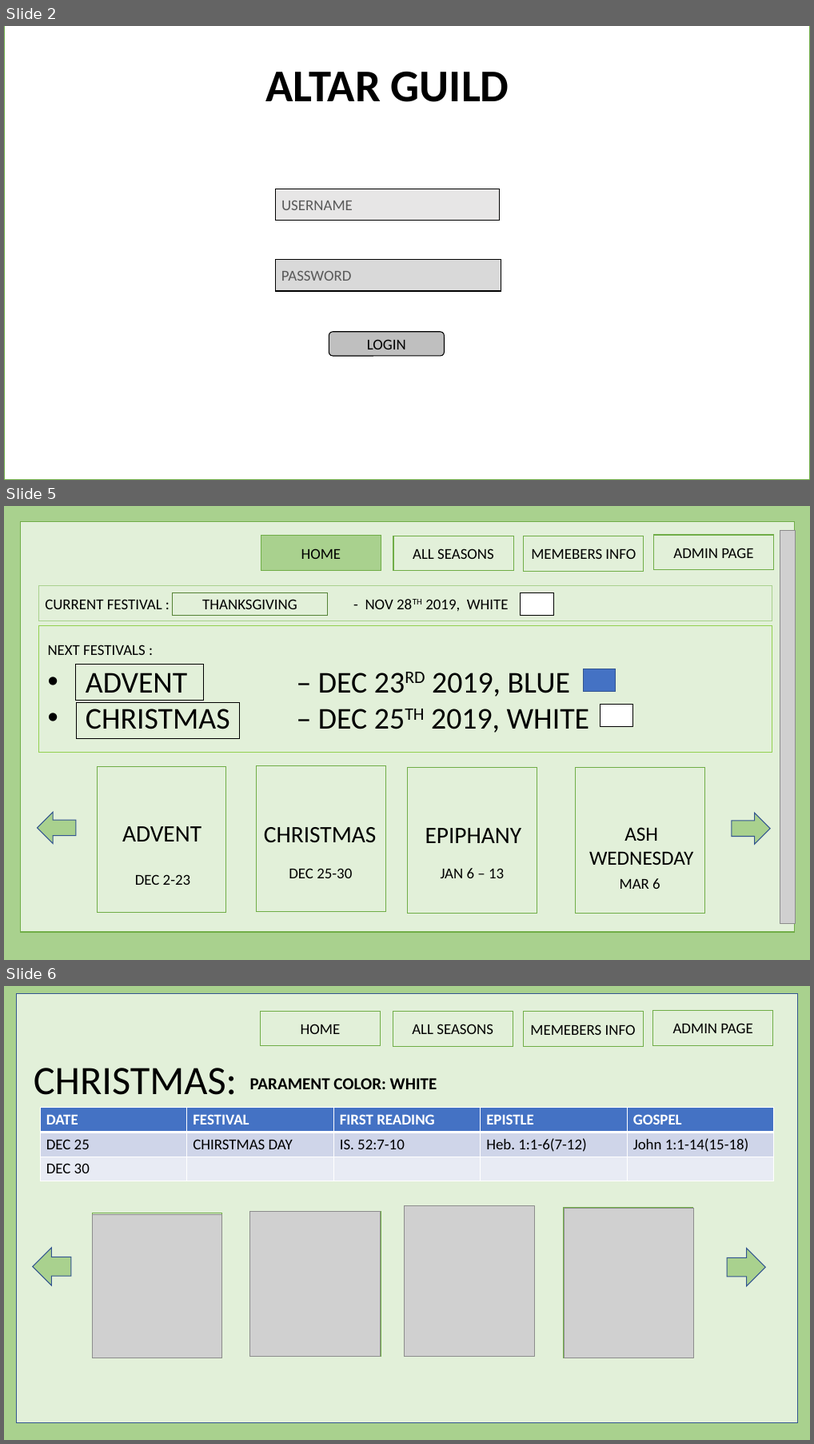
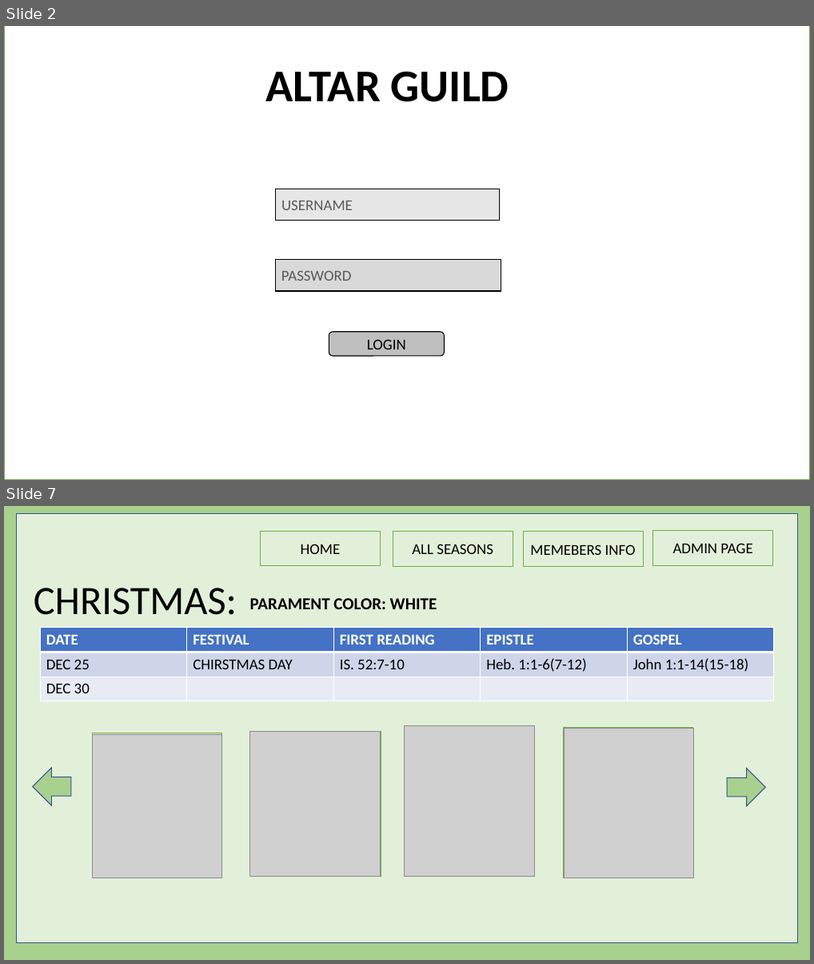
Before and after one commit to harishvavilala/Betterhappo, a slide deck: Powerpoints/BannerManagment.pptx. Shown one above the other, each under a label of ours: slides 2, 5 and 6 before the commit, slides 2 and 7 after it; the slides between them are not shown. The pictures are 814x1444 and 814x964 pixels, drawn with LibreOffice and Linux fonts; fonts in the diff are those of the drawing; grey boxes stand for pictures; background and template pictures are left out. Boxes give left, top, right and bottom in pixels: in the first picture for what was removed or moved away, otherwise in the second. Text is boxed around its words. In the diff, an @@ line names an element or a change of style, - is before the commit and + after.

```diff
--- a/Powerpoints/BannerManagment.pptx
+++ b/Powerpoints/BannerManagment.pptx
@@ slide 5 removed at (4, 506, 810, 960), background #A9D18E @@
@@ rectangle removed at (21, 522, 795, 932) @@
@@ rectangle removed at (261, 536, 382, 571) @@
-HOME
@@ rectangle removed at (394, 536, 514, 571) @@
-ALL SEASONS
@@ rectangle removed at (524, 536, 645, 571) @@
-MEMEBERS INFO
@@ rectangle removed at (654, 535, 774, 570) @@
-ADMIN PAGE
@@ picture removed at (781, 531, 796, 924) @@
@@ rectangle removed at (39, 586, 773, 621) @@
-CURRENT FESTIVAL : - NOV 28TH 2019, WHITE
@@ rectangle removed at (172, 593, 328, 616) @@
-THANKSGIVING
@@ rectangle removed at (521, 593, 554, 616) @@
@@ rectangle removed at (39, 626, 773, 752) @@
@@ text removed at (48, 644, 146, 655) @@
-NEXT FESTIVALS :
@@ rectangle removed at (76, 664, 204, 700) @@
@@ text removed at (86, 672, 590, 732) @@
-• ADVENT – DEC 23RD 2019, BLUE
-• CHRISTMAS – DEC 25TH 2019, WHITE
@@ rectangle removed at (584, 669, 616, 692) @@
@@ rectangle removed at (77, 702, 240, 738) @@
@@ rectangle removed at (601, 704, 634, 727) @@
@@ rectangle removed at (97, 766, 226, 912) @@
@@ rectangle removed at (256, 765, 386, 911) @@
@@ rectangle removed at (407, 768, 537, 912) @@
@@ rectangle removed at (576, 768, 705, 912) @@
@@ right arrow removed at (38, 812, 76, 844) @@
@@ right arrow removed at (732, 812, 771, 844) @@
@@ text removed at (122, 826, 202, 841) @@
-ADVENT
@@ text removed at (264, 827, 376, 843) @@
-CHRISTMAS
@@ text removed at (426, 828, 522, 843) @@
-EPIPHANY
@@ text removed at (590, 827, 694, 864) @@
-ASH WEDNESDAY
@@ text removed at (135, 874, 190, 884) @@
-DEC 2-23
@@ text removed at (289, 868, 352, 878) @@
-DEC 25-30
@@ text removed at (441, 868, 504, 878) @@
-JAN 6 – 13
@@ text removed at (620, 878, 661, 888) @@
-MAR 6
@@ what was slide 6 is now slide 7 @@
```
Also in this commit, not shown: 4 slides changed, 1 slide added, 1 other slide removed.
